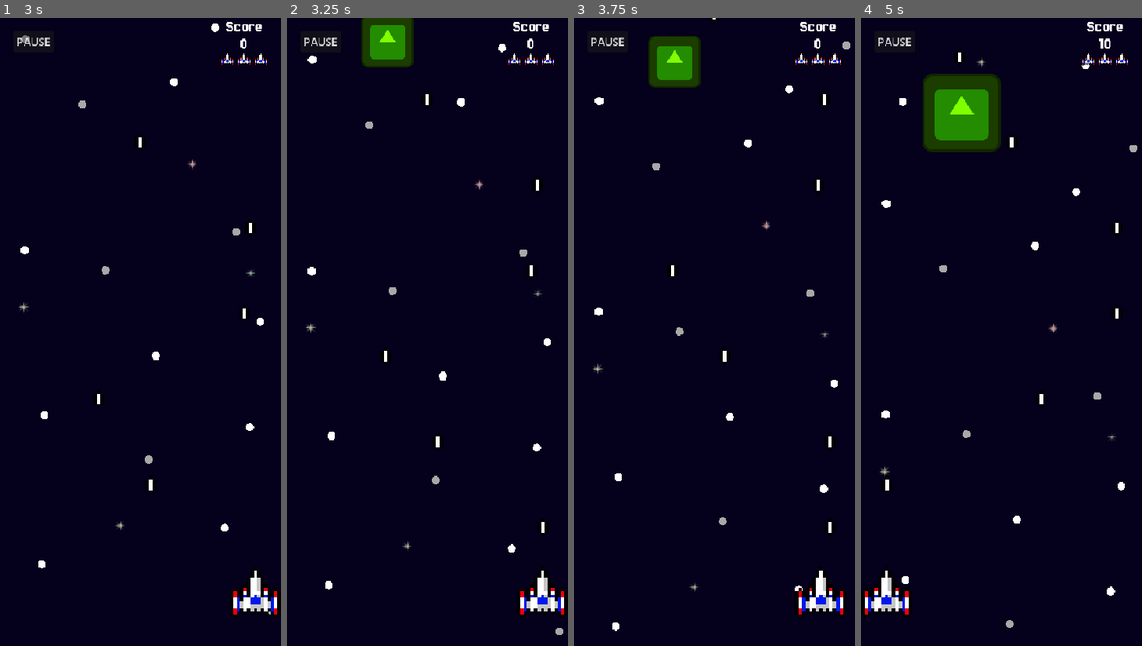
Above: before the commit, frames 1-4 (left to right).
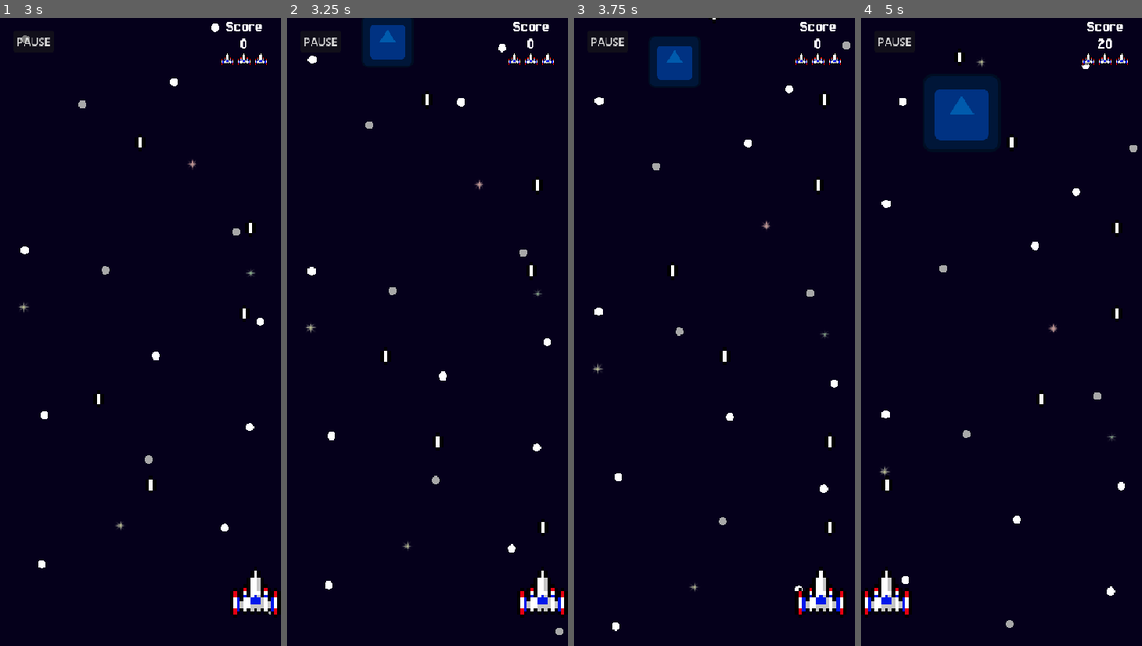
Above: after the commit, the same moments.

Repository: Juawo/space-shooter
Game: Godot game, scene res://scenes/game/gameWorld/game_world.tscn
Same seed, same stepped clock (60 frames per second), same inputs: the game is played once before the commit and once after it. The engine's default icon, where the game draws it, is replaced by a stand-in: a white triangle on a blue panel in a dark square.
Inputs:
- Up to frame 1 (3 s): hold Right (ui_right) 0.53-1.28 s; hold Left (ui_left) 1.28-2.03 s; hold Right (ui_right) from 2.03 s (still down)
- Up to frame 2 (3.25 s): keep holding Right (ui_right)
- Up to frame 3 (3.75 s): release Right (ui_right) at 3.53 s; hold Left (ui_left) from 3.53 s (still down)
- Up to frame 4 (5 s): keep holding Left (ui_left)

Frame 1 is identical in both runs. In frame 2, 1.5% of the frame differs, in the area x 26-46%, y 0-8%; in frame 3, 1.5%; in frame 4, 3.5%, in the area x 22-90%, y 3-22%.

Commit message:
Comment out preload for enemy1 scene in enemies spawner

Diff:
--- a/scripts/game/enemies/enemies-spawner/enemies_spawner.gd
+++ b/scripts/game/enemies/enemies-spawner/enemies_spawner.gd
@@ -3,7 +3,7 @@
 
 # Referências das cenas dos inimigos
 var enemies: Array[PackedScene] = [
-	preload("res://scenes/game/enemies/enemie1/enemie_1.tscn"),
+	#preload("res://scenes/game/enemies/enemie1/enemie_1.tscn"),
 	preload("res://scenes/game/enemies/enemie2/enemie_2.tscn"),
 	preload("res://scenes/game/enemies/enemie3/enemie_3.tscn"),
 	preload("res://scenes/game/enemies/enemie4/enemie_4.tscn")
